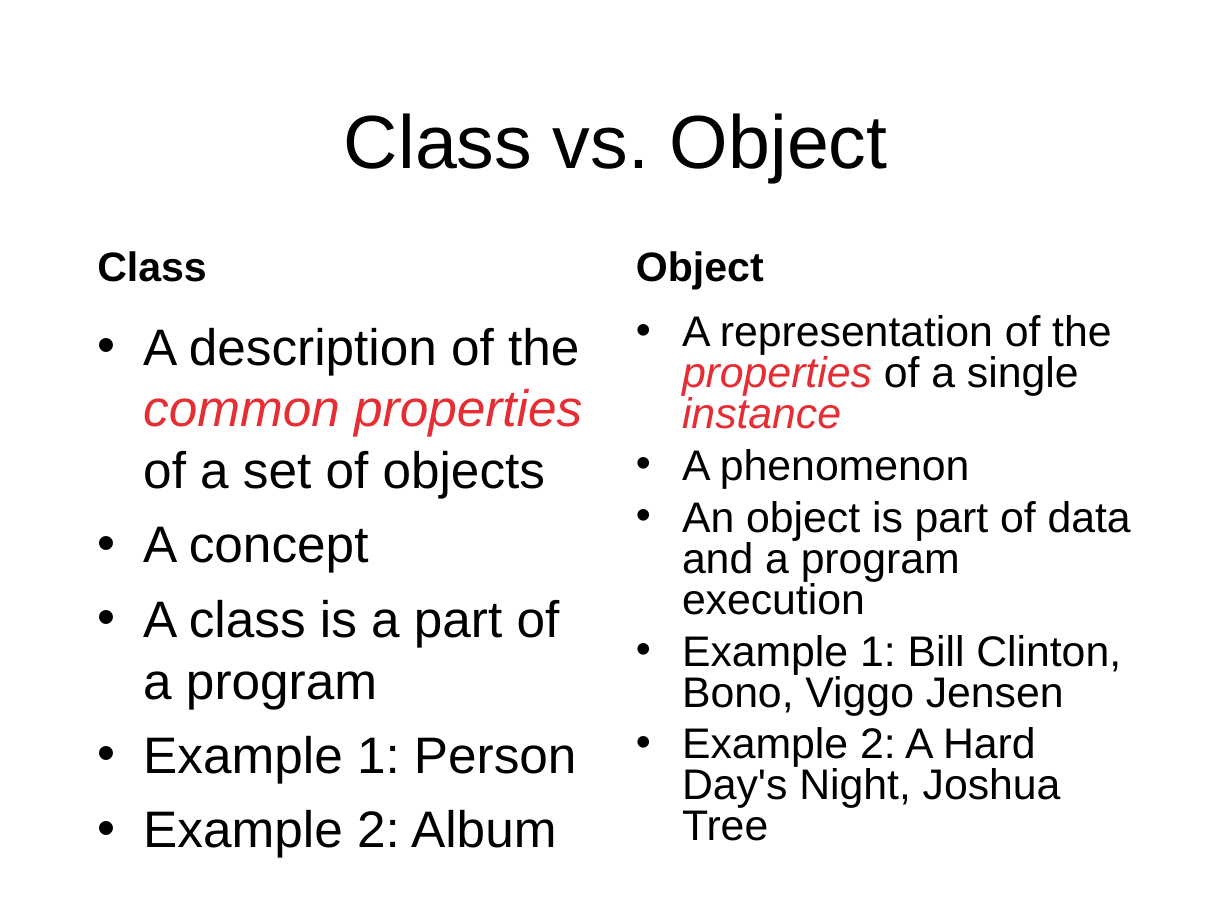
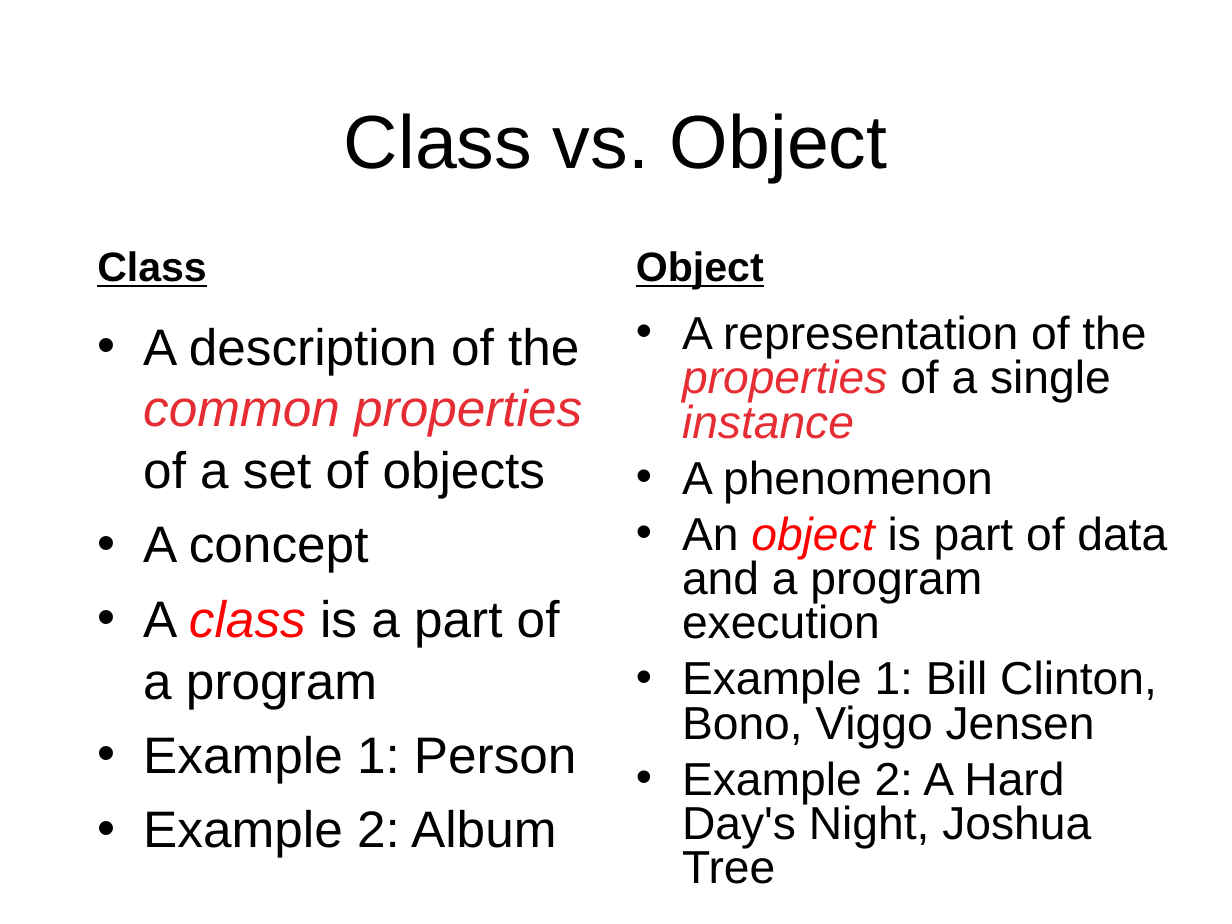
Before and after one commit to octaviordz/zjnu2017.github.io, a slide deck: slide 16 of OOP/lectures/020--Java.Basics.ppt. Drawn at 1232x924 pixels with LibreOffice and Linux fonts; fonts in the diff are those of the drawing. Boxes give left, top, right and bottom in pixels: in the first picture for what was removed or moved away, otherwise in the second. Text is boxed around its words. In the diff, an @@ line names an element or a change of style, - is before the commit and + after.

```diff
--- a/OOP/lectures/020--Java.Basics.ppt
+++ b/OOP/lectures/020--Java.Basics.ppt
@@ text "Class" at box(97, 251, 207, 287): underline on @@
@@ text "Object" at box(636, 251, 764, 289): underline on @@
@@ text "A representation of the properties ..." at box(682, 315, 1167, 884): size 25 to 27 pt; text colour #000000 to #FF0000, italic on in "object" @@
@@ text at box(143, 599, 560, 709): text colour #000000 to #FF0000, italic on in "class" @@
```
Also in this commit, not shown: 18 other slides changed, 4 slides added, 5 other files.
